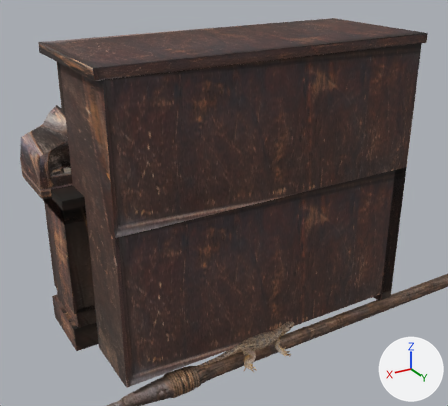
The glTF model public/assets/models/wasteland/scablands/crew-favours.glb, before and after one commit.
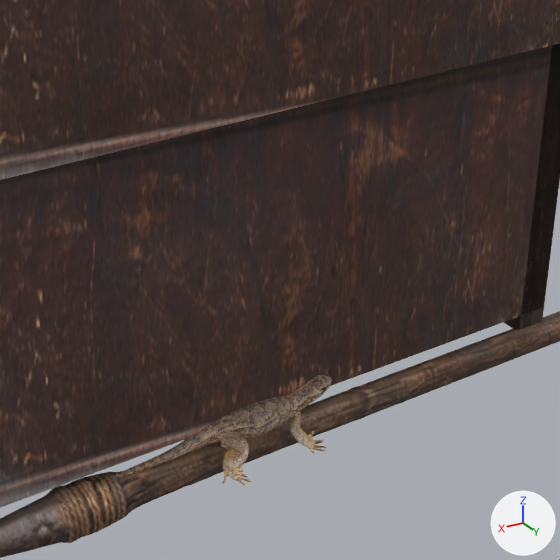
Each version appears first whole from a 50 mm lens placed at (1.32, 1.846, 1.671), pointed at (0.031, -0.302, 0.597), and next in a close-up on the part from 32% to 89% of the width and 37% to 100% of the height. Arrows for +X, +Y and +Z are at lower right; the lights stay in place. The last two pictures show the newer version. Where no turn or scale is listed for an object, it has been applied to the vertices.

The first close-up shows 'gerald', 'jax-harpoon', 'piano-upright'.
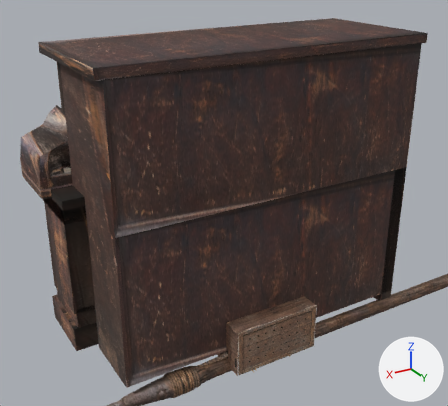
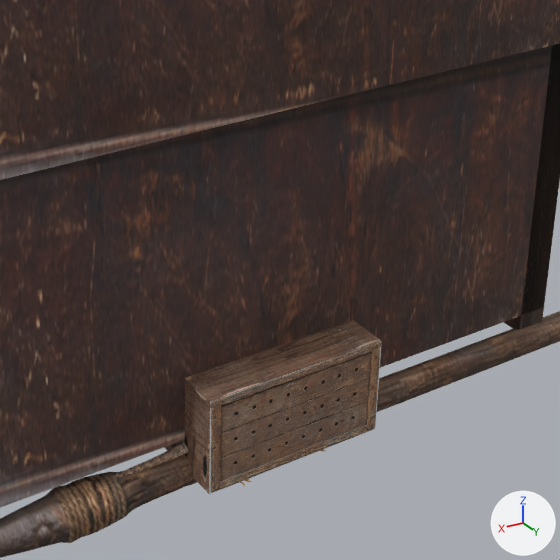
Commit message: Add photo-built Gerald carrier box

Where the change shows, as pixel boxes (x1, y1, x2, y2) in the close-ups (560 x 560 px):
'gerald-box', added (brown)
    after: (164, 320, 381, 494)
'gerald', unchanged, covered by the edit
    before: (112, 375, 332, 486)
    after: (112, 442, 326, 486)

The change, as a list of edits to the scene's bpy script:
```text
Add img_ww_gerald_box:
    img_ww_gerald_box = load_image('ww-gerald-box', '_unpacked/ww-gerald-box', 1024, 505, 'sRGB')
Add mat_photo___ww_gerald_box:
    mat_photo___ww_gerald_box = principled_material('Photo / ww-gerald-box')
    mat_photo___ww_gerald_box.texture = img_ww_gerald_box
    mat_photo___ww_gerald_box.roughness = 0.9
Add me_gerald_box:
    me_gerald_box.from_pydata(...)  # a box spanning x -0.2..0.2, y -0.09..0.09, z 0.0..0.21
    me_gerald_box.materials.append(mat_photo___ww_gerald_box)  # picture img_ww_gerald_box
Add ob_gerald_box:
    ob_gerald_box = bpy.data.objects.new('gerald-box', me_gerald_box)
    ob_gerald_box.location = (0.0, 0.0, 0.0)
```
